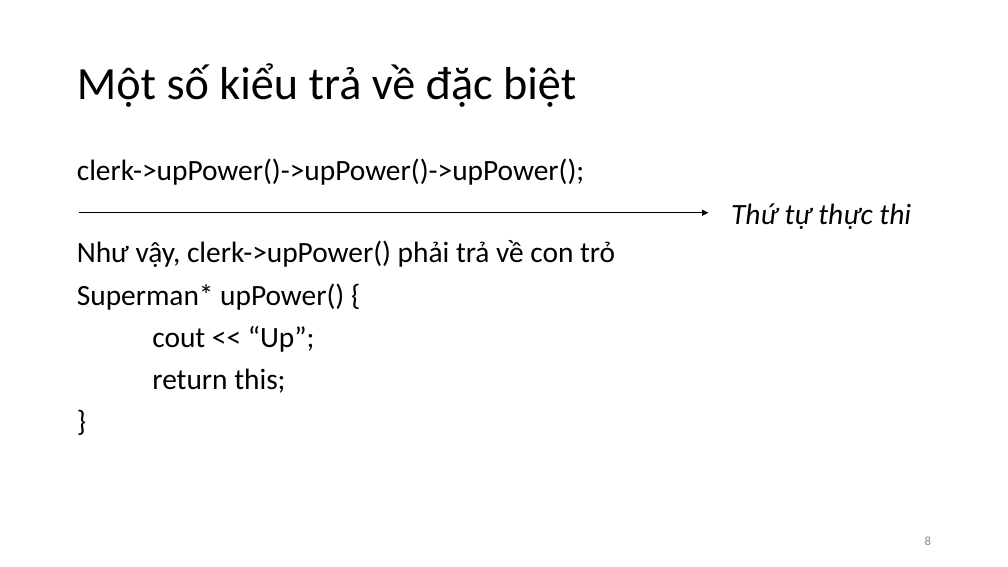
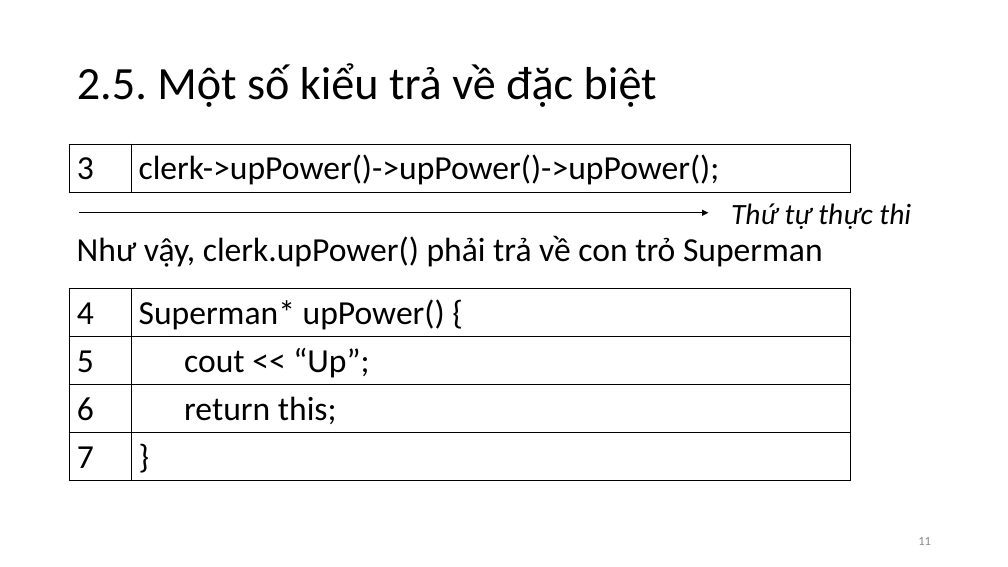
Before and after one commit to vutuanhai237/CourseMaterials, a slide deck: slide 11 of IT002-OOP/Slide thực hành/Lab 2. BasicOOP.pptx (slide 8 before the commit). Drawn at 1008x567 pixels with LibreOffice and Linux fonts; fonts in the diff are those of the drawing. Boxes give left, top, right and bottom in pixels: in the first picture for what was removed or moved away, otherwise in the second. Text is boxed around its words. In the diff, an @@ line names an element or a change of style, - is before the commit and + after.

```diff
--- a/IT002-OOP/Slide thực hành/Lab 2. BasicOOP.pptx
+++ b/IT002-OOP/Slide thực hành/Lab 2. BasicOOP.pptx
@@ title at box(77, 63, 657, 107): text changed @@
-Một số kiểu trả về đặc biệt
+2.5. Một số kiểu trả về đặc biệt
@@ table added at box(70, 144, 851, 191), 1 rows, 2 columns @@
+3 | clerk->upPower()->upPower()->upPower();
@@ text removed at box(77, 158, 584, 185) @@
-clerk->upPower()->upPower()->upPower();
@@ text at box(77, 235, 823, 267): text changed; size 28 to 32 pt @@
-Như vậy, clerk->upPower() phải trả về con trỏ
-Superman* upPower() {
-cout << “Up”;
-return this;
-}
+Như vậy, clerk.upPower() phải trả về con trỏ Superman
@@ table added at box(70, 289, 851, 480), 4 rows, 2 columns @@
+4 | Superman* upPower() {
+5 | cout << “Up”;
+6 | return this;
+7 | }
@@ page number at box(918, 537, 931, 545): text changed @@
-8
+11
```
Also in this commit, not shown: 6 other slides changed, 3 slides added, 36 other files.
